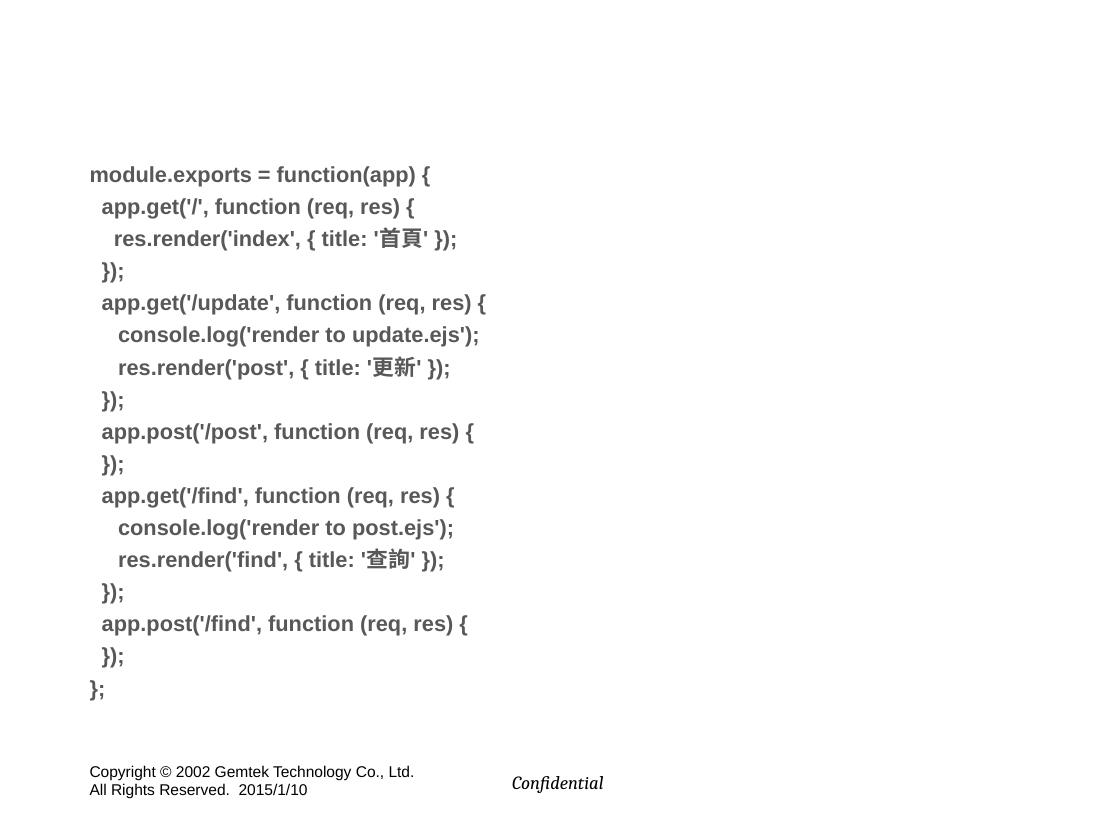
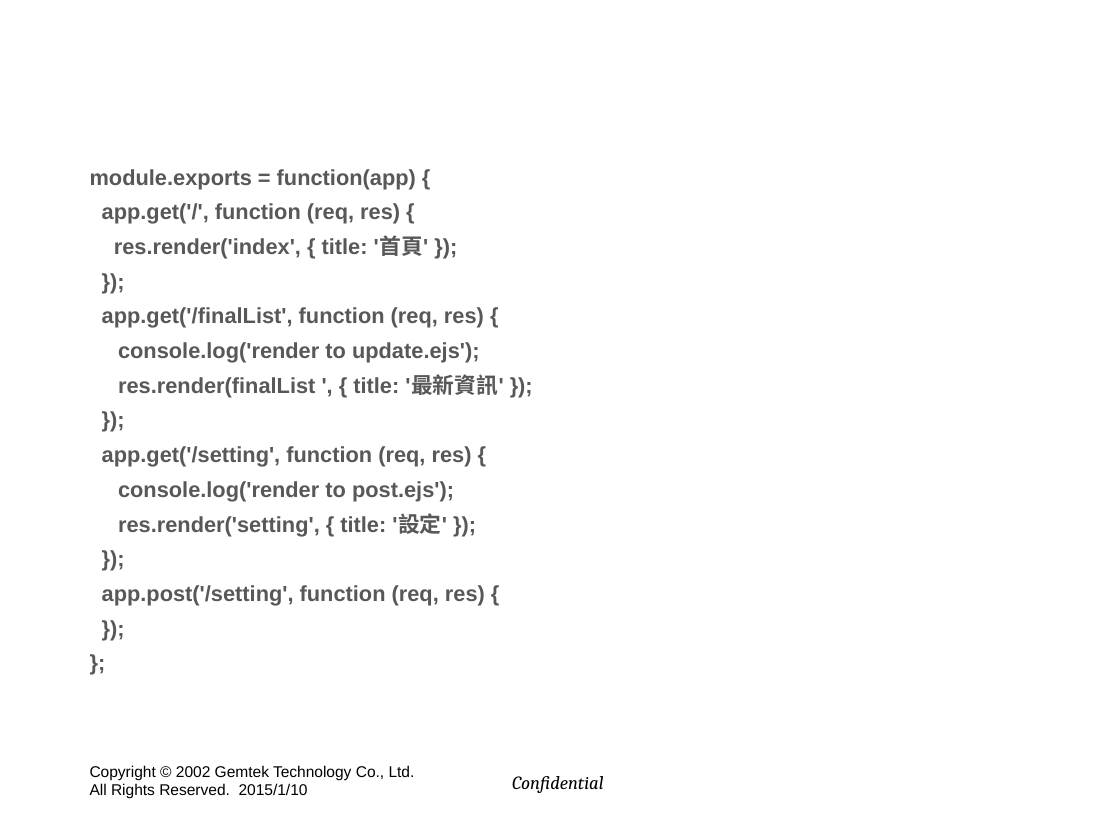
Before and after one commit to hyper570908/nodeDemo, a slide deck: slide 44 of doc/GIot_Session(win7).pptx (slide 46 before the commit). Drawn at 1120x840 pixels with LibreOffice and Linux fonts; fonts in the diff are those of the drawing; background and template pictures are left out. Boxes give left, top, right and bottom in pixels: in the first picture for what was removed or moved away, otherwise in the second. Text is boxed around its words. In the diff, an @@ line names an element or a change of style, - is before the commit and + after.

Commit message:
[0.05]修改流程及簡報及增加設定頁

```diff
--- a/doc/GIot_Session(win7).pptx
+++ b/doc/GIot_Session(win7).pptx
@@ text at <box>90,169,480,363</box>: line spacing 1.05 to 1.15 @@
@@ text at <box>102,307,484,328</box>: text changed @@
-app.get('/update', function (req, res) {
+app.get('/finalList', function (req, res) {
@@ text at <box>118,376,503,398</box>: text changed @@
-res.render('post', { title: '更新' });
+res.render(finalList ', { title: '最新資訊' });
@@ text at <box>102,446,472,536</box>: text changed @@
-app.post('/post', function (req, res) {
+app.get('/setting', function (req, res) {
+console.log('render to post.ejs');
+res.render('setting', { title: '設定' });
@@ text at <box>102,585,485,606</box>: text changed @@
-app.get('/find', function (req, res) {
-console.log('render to post.ejs');
-res.render('find', { title: '查詢' });
-});
-app.post('/find', function (req, res) {
+app.post('/setting', function (req, res) {
```
Also in this commit, not shown: 16 other slides changed, 9 slides added, 4 slides removed, 27 other files.
